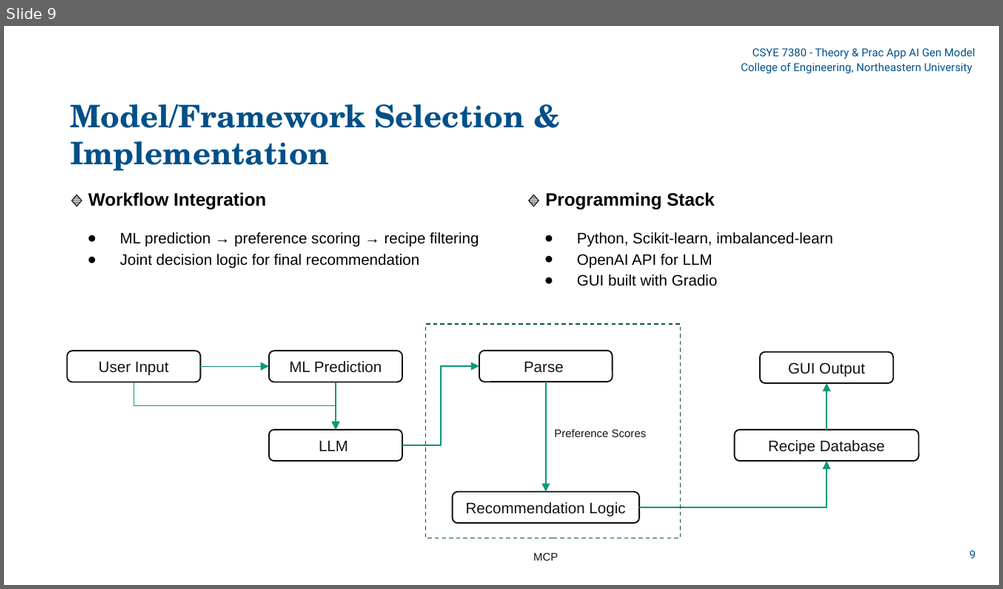
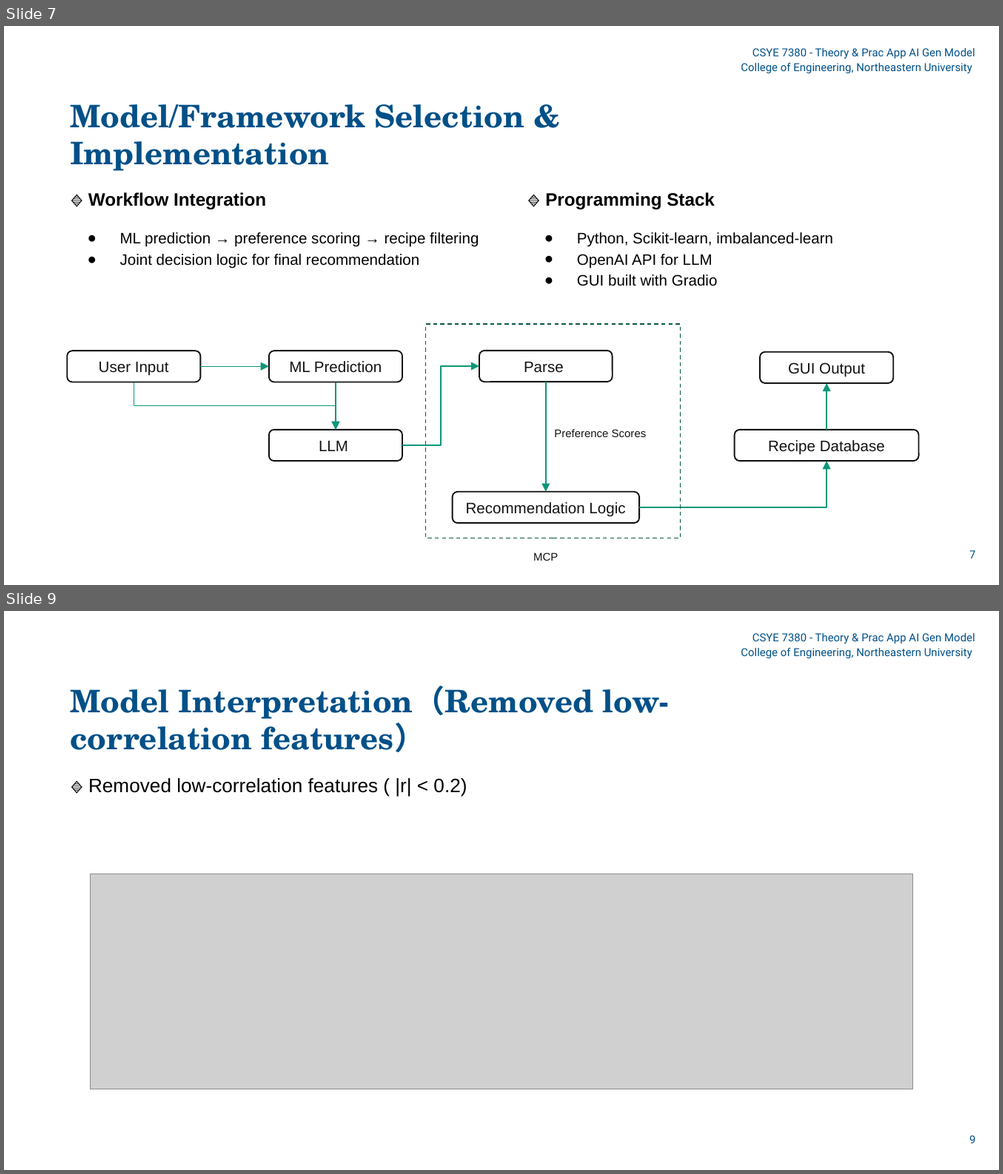
Before and after one commit to yiwenkang0128/Nutritional_Bot, a slide deck: 7380 Slides.pptx. Shown one above the other, each under a label of ours: slide 9 before the commit, slides 7 and 9 after it; the slides between them are not shown. The pictures are 1003x589 and 1003x1174 pixels, drawn with LibreOffice and Linux fonts; fonts in the diff are those of the drawing; grey boxes stand for pictures. Boxes give left, top, right and bottom in pixels: in the first picture for what was removed or moved away, otherwise in the second. Text is boxed around its words. In the diff, an @@ line names an element or a change of style, - is before the commit and + after.

```diff
--- a/7380 Slides.pptx
+++ b/7380 Slides.pptx
@@ slide 9 added at (4, 611, 999, 1170), background #FFFFFF @@
@@ text added at (740, 632, 975, 658), 8 pt, text #005088 @@
+CSYE 7380 - Theory & Prac App AI Gen Model College of Engineering, Northeastern University
@@ text added at (70, 686, 669, 752), 22.5 pt, text #005088, bold @@
+Model Interpretation（Removed low-correlation features）
@@ text added at (88, 778, 466, 797), 14 pt, text #000000 @@
+🔹 Removed low-correlation features ( |r| < 0.2)
@@ picture added at (91, 874, 913, 1089) @@
@@ page number added at (969, 1136, 975, 1144), 8 pt, text #005088 @@
+9
@@ what was slide 9 is now slide 7 @@
@@ page number at (969, 551, 975, 559): text changed @@
-9
+7
```
Also in this commit, not shown: 4 slides changed, 3 other files.
